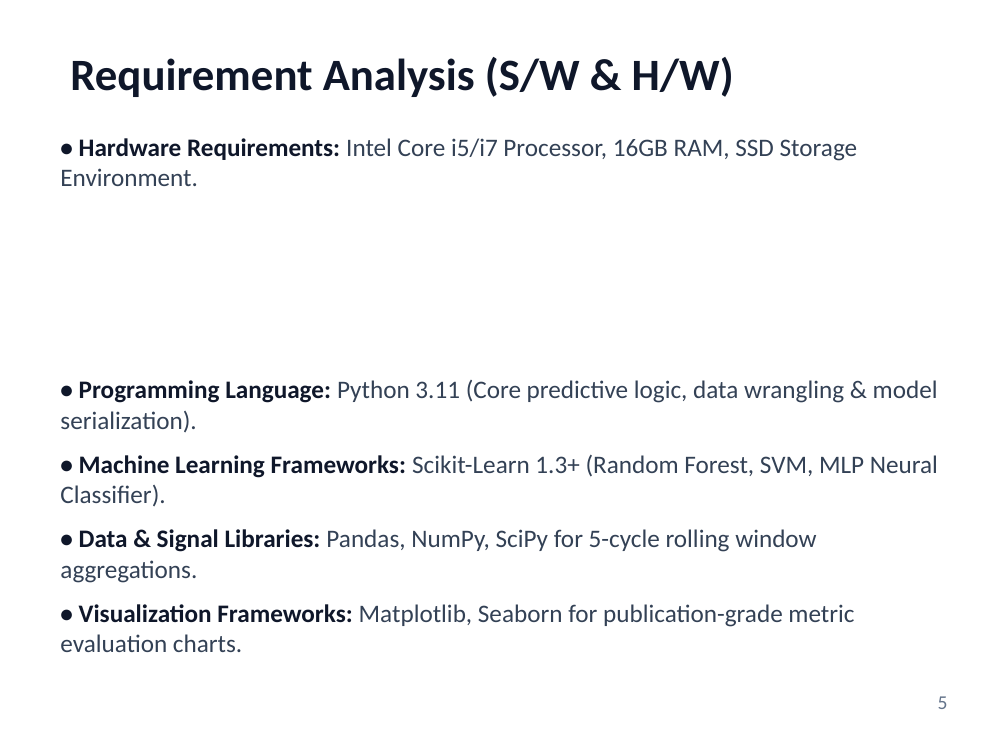
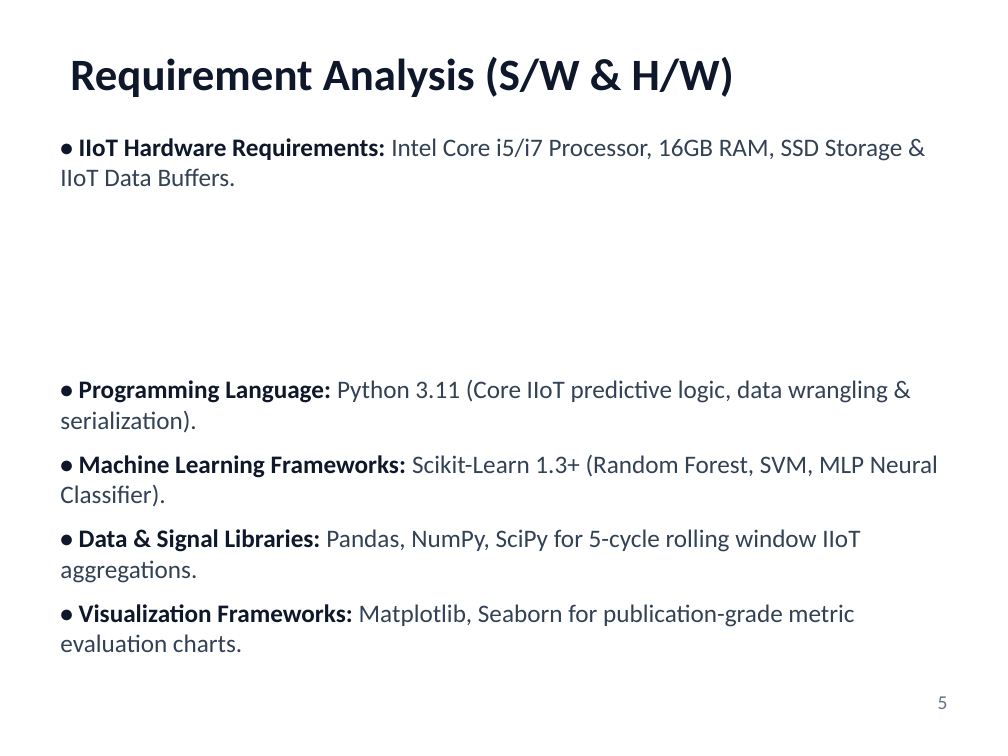
Before and after one commit to PiyushTiwari2051/Predictive-Master, a slide deck: slide 5 of Internship Presentation PPTs Template Final.pptx. Drawn at 1008x756 pixels with LibreOffice and Linux fonts; fonts in the diff are those of the drawing. Boxes give left, top, right and bottom in pixels: in the first picture for what was removed or moved away, otherwise in the second. Text is boxed around its words. In the diff, an @@ line names an element or a change of style, - is before the commit and + after.

```diff
--- a/Internship Presentation PPTs Template Final.pptx
+++ b/Internship Presentation PPTs Template Final.pptx
@@ text at box(60, 138, 903, 432): text changed @@
-• Hardware Requirements: Intel Core i5/i7 Processor, 16GB RAM, SSD Storage Environment.
-• Programming Language: Python 3.11 (Core predictive logic, data wrangling & model serialization).
+• IIoT Hardware Requirements: Intel Core i5/i7 Processor, 16GB RAM, SSD Storage & IIoT Data Buffers.
+• Programming Language: Python 3.11 (Core IIoT predictive logic, data wrangling & serialization).
@@ text at box(60, 529, 860, 583): text changed @@
-• Data & Signal Libraries: Pandas, NumPy, SciPy for 5-cycle rolling window aggregations.
+• Data & Signal Libraries: Pandas, NumPy, SciPy for 5-cycle rolling window IIoT aggregations.
```
Also in this commit, not shown: 10 other slides changed, 1 other file.
